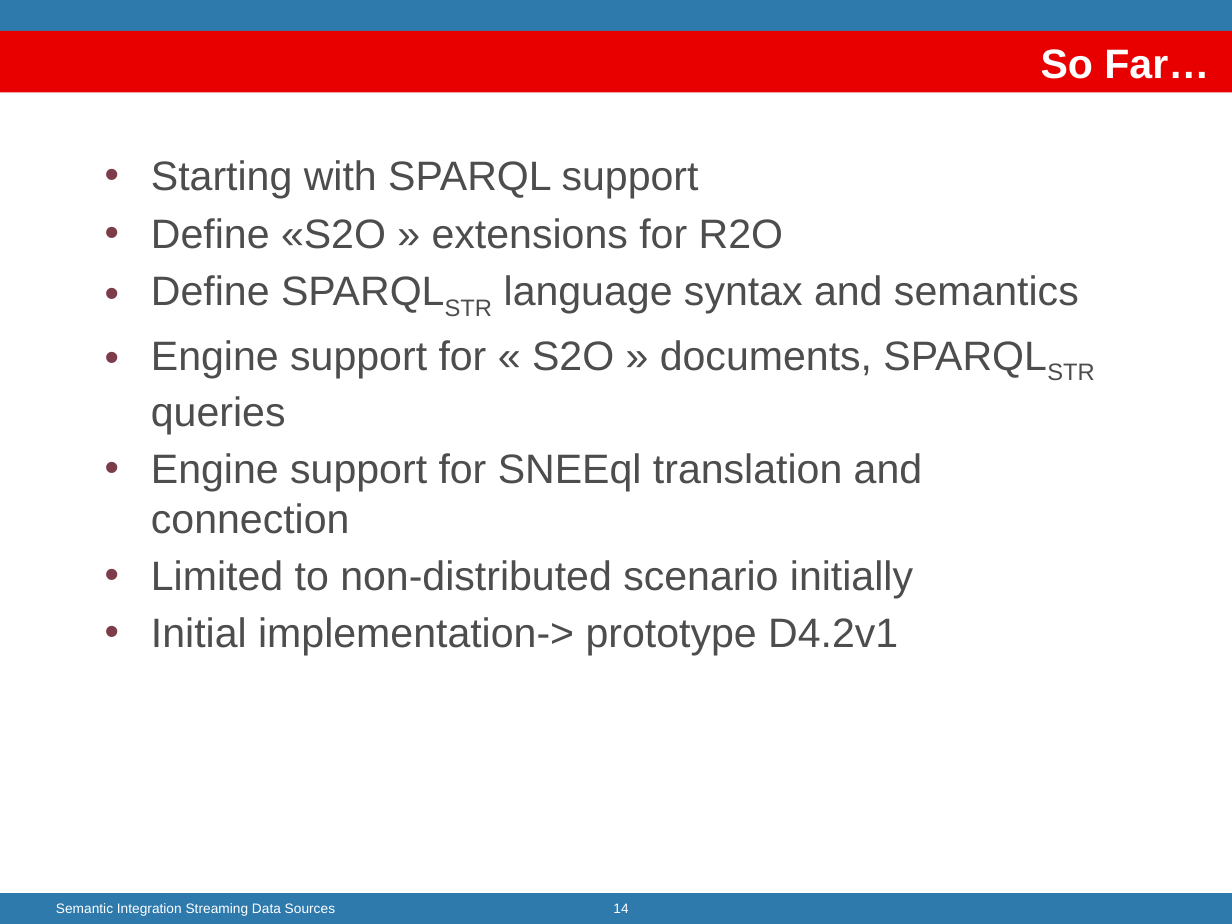
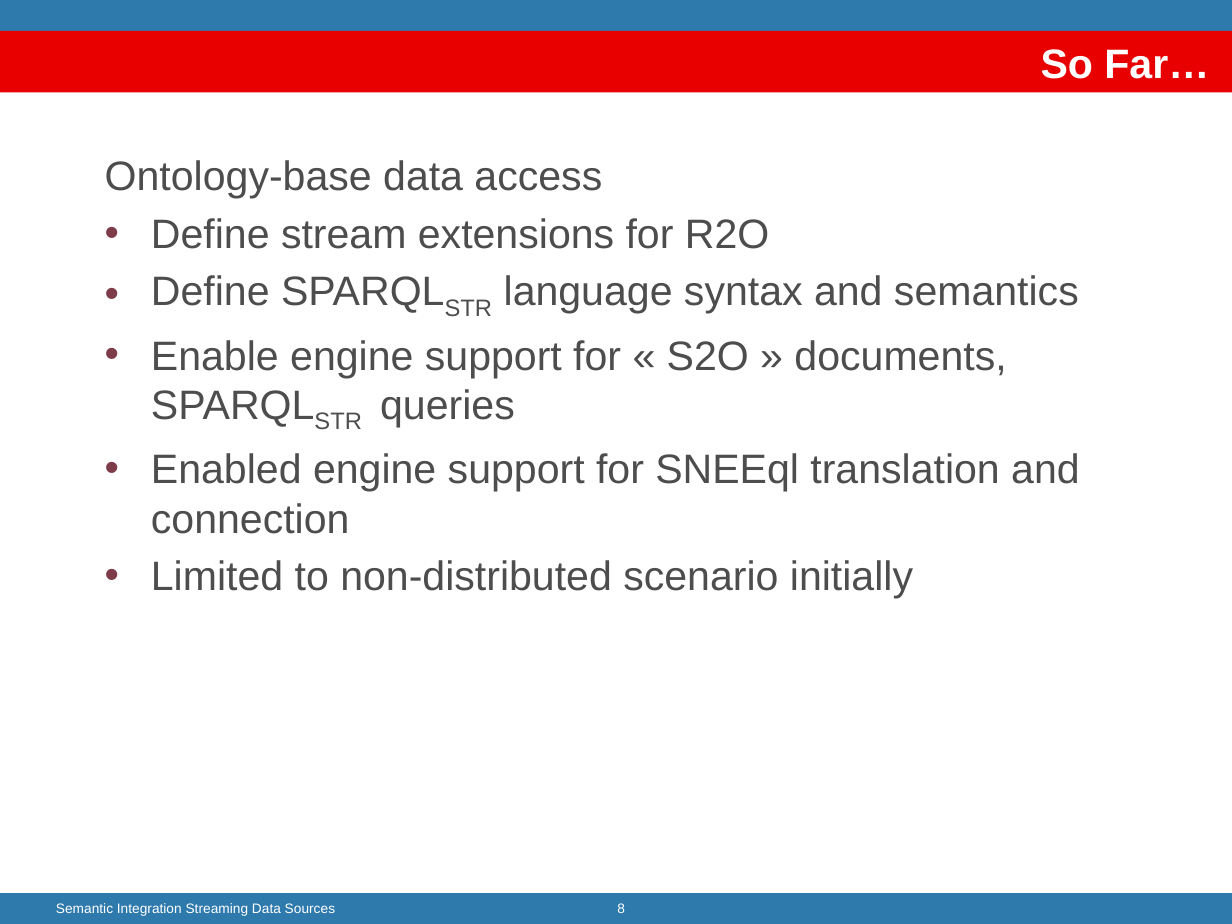
Before and after one commit to jpcik/morph-streams, a slide deck: slide 8 of doc/dis/EnablingStreamingIntegration_FIS2010/Enabling Semantic Integration (FIS2010).pptx (slide 14 before the commit). Drawn at 1232x924 pixels with LibreOffice and Linux fonts; fonts in the diff are those of the drawing; background and template pictures are left out. Boxes give left, top, right and bottom in pixels: in the first picture for what was removed or moved away, otherwise in the second. Text is boxed around its words. In the diff, an @@ line names an element or a change of style, - is before the commit and + after.

```diff
--- a/doc/dis/EnablingStreamingIntegration_FIS2010/Enabling Semantic Integration (FIS2010).pptx
+++ b/doc/dis/EnablingStreamingIntegration_FIS2010/Enabling Semantic Integration (FIS2010).pptx
@@ text at [105, 160, 769, 249]: text changed @@
-• Starting with SPARQL support
-• Define «S2O » extensions for R2O
+Ontology-base data access
+• Define stream extensions for R2O
@@ text at [151, 340, 1079, 534]: text changed @@
-• Engine support for « S2O » documents, SPARQLSTR queries
-• Engine support for SNEEql translation and connection
+• Enable engine support for « S2O » documents, SPARQLSTR queries
+• Enabled engine support for SNEEql translation and connection
@@ text at [151, 617, 898, 656]: paragraph removed @@
-• Initial implementation-> prototype D4.2v1
@@ page number at [617, 903, 625, 913]: text changed @@
-14
+8
```
Also in this commit, not shown: 3 other slides changed, 2 slides added.
